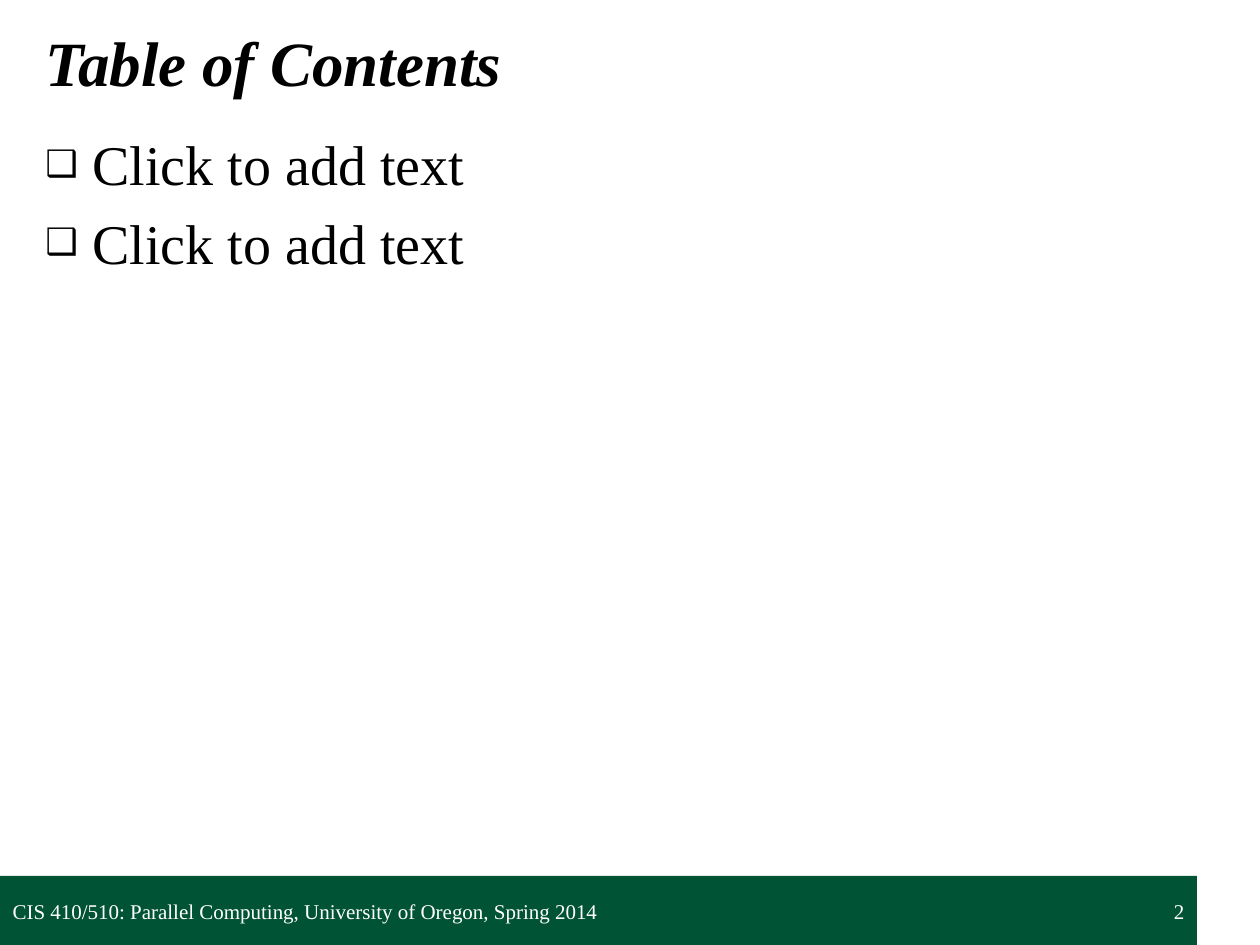
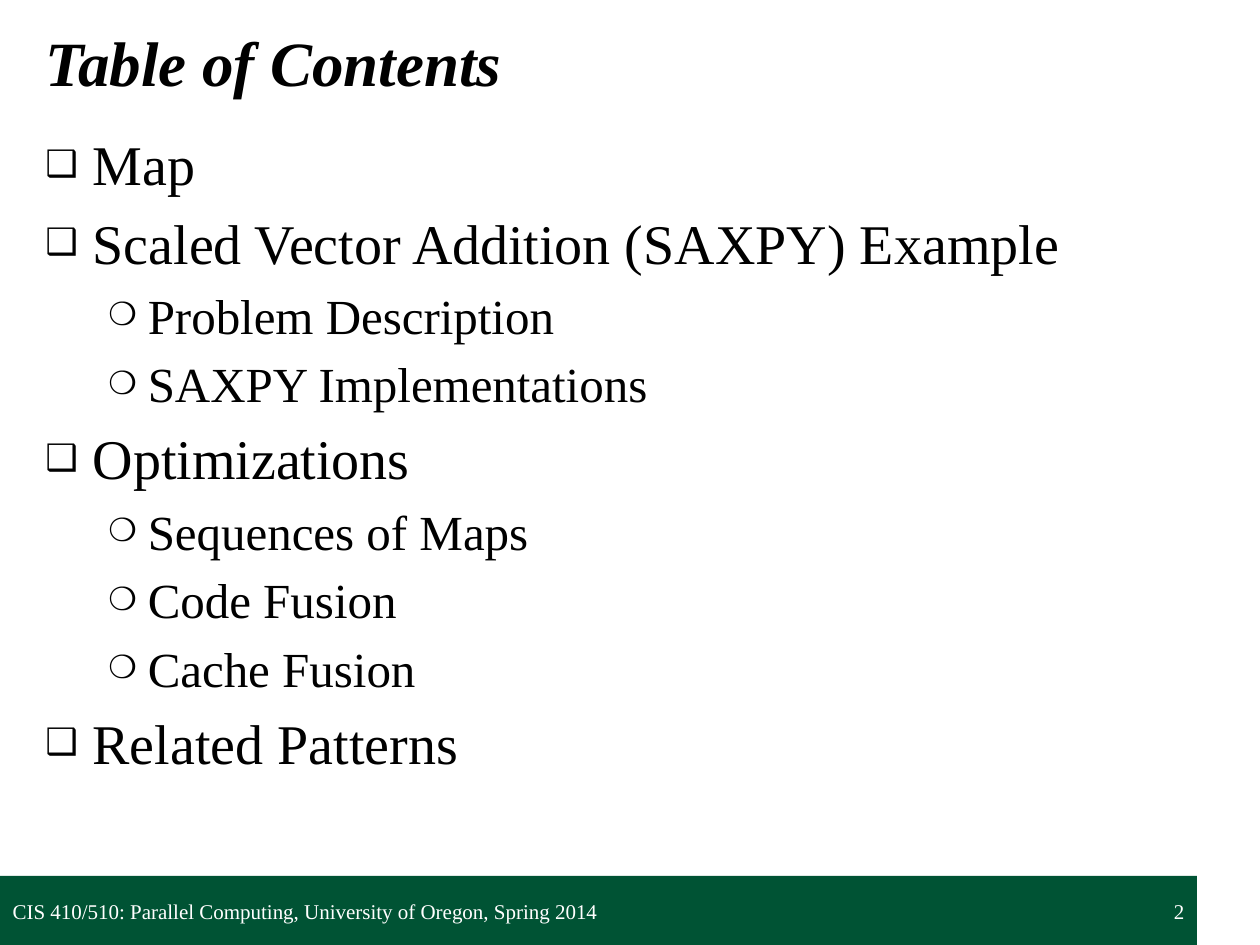
Before and after one commit to UOregonParallel/CourseMaterials, a slide deck: slide 2 of lecture_content/classSlides/1_mapPattern/mapPattern.pptx. Drawn at 1260x945 pixels with LibreOffice and Linux fonts; fonts in the diff are those of the drawing; background and template pictures are left out. Boxes give left, top, right and bottom in pixels: in the first picture for what was removed or moved away, otherwise in the second. Text is boxed around its words. In the diff, an @@ line names an element or a change of style, - is before the commit and + after.

Commit message:
Updating map lecture
Converted first half of the map pattern lecture to .pptx

```diff
--- a/lecture_content/classSlides/1_mapPattern/mapPattern.pptx
+++ b/lecture_content/classSlides/1_mapPattern/mapPattern.pptx
@@ text at box(93, 148, 1059, 765): text changed; size 32 to 28 pt @@
-❑ Click to add text
-❑ Click to add text
+❑ Map
+❑ Scaled Vector Addition (SAXPY) Example
+  ❍ Problem Description
+  ❍ SAXPY Implementations
+❑ Optimizations
+  ❍ Sequences of Maps
+  ❍ Code Fusion
+  ❍ Cache Fusion
+❑ Related Patterns
```
Also in this commit, not shown: 24 slides added.
